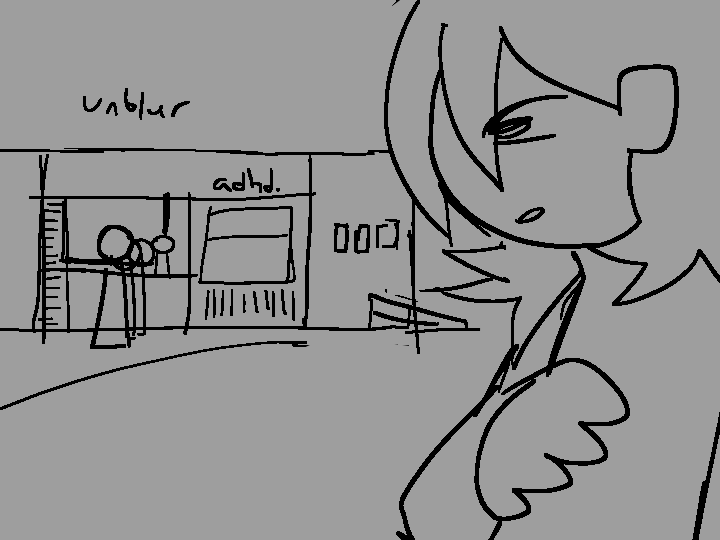
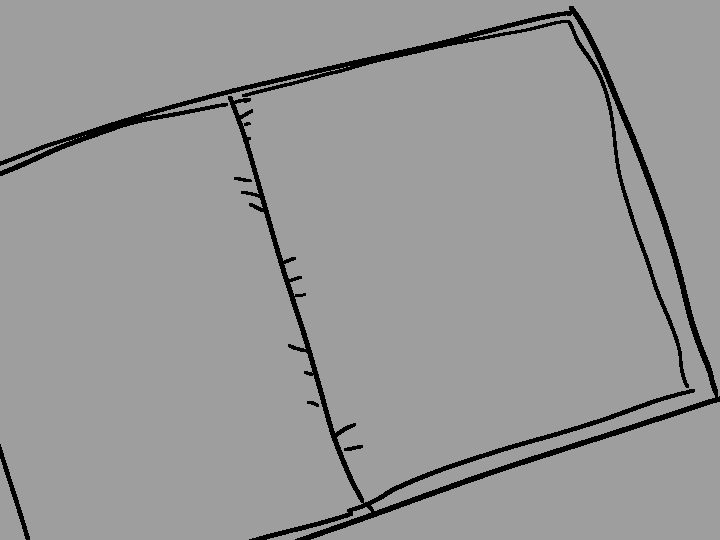
Layers edited between the first and the second w=720, h=540 image:
hid "stuff", painted on it over box(0, 0, 720, 540)
showed "landing", painted on it over box(0, 0, 720, 540)
